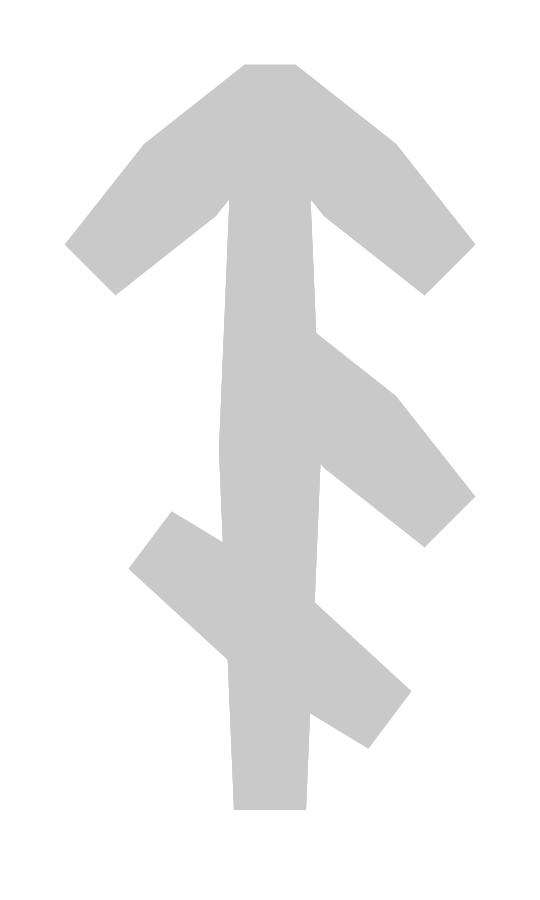
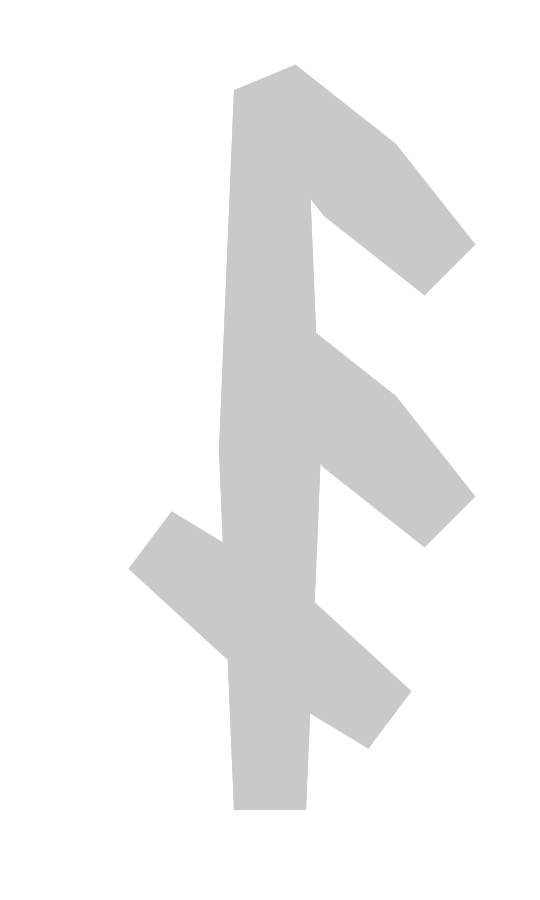
Comparing the layer stacks of the two 540×900 images. Changes:
hid "T - Tiwaz" over [64, 64, 476, 808]
